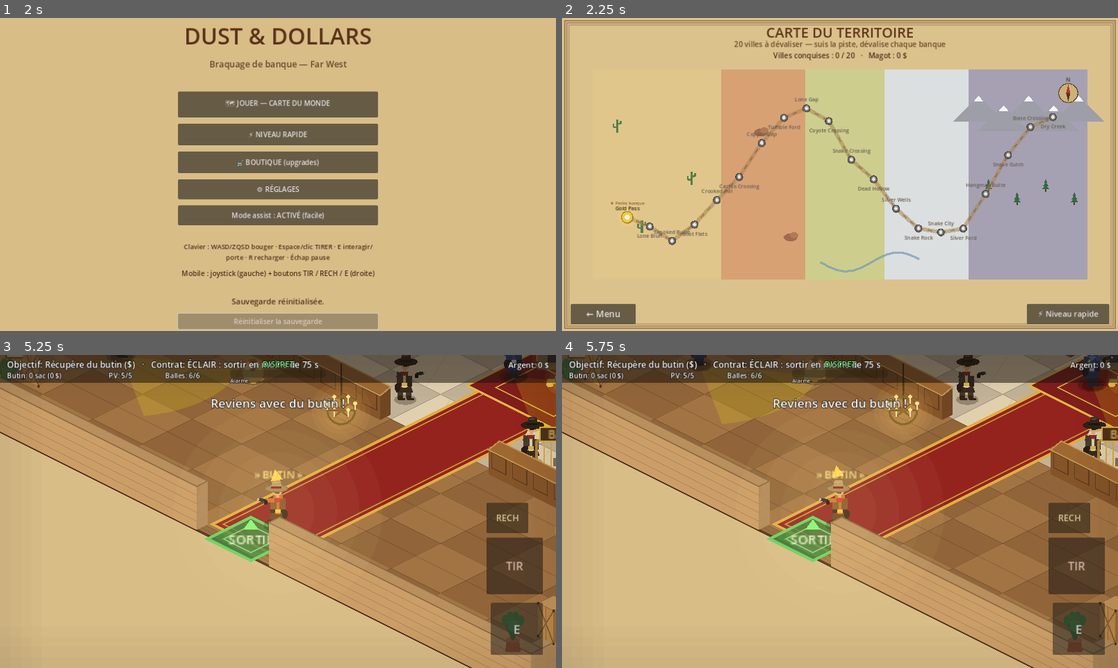
Above: before the commit, frames 1-4 (two rows, left to right).
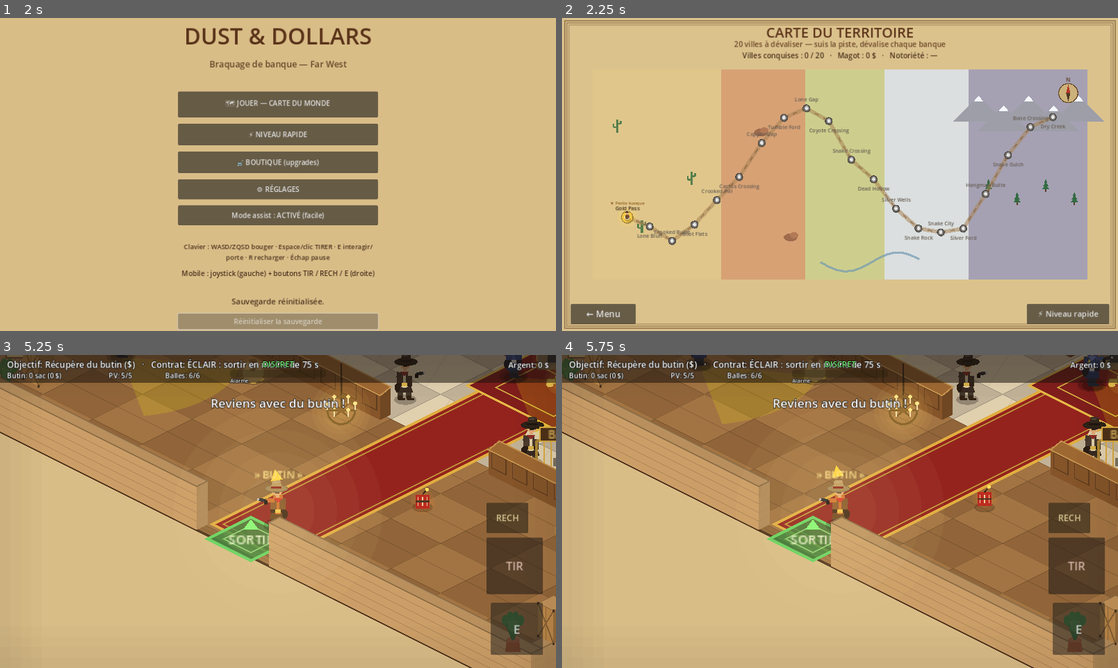
Above: after the commit, the same moments.

Repository: sebadiaz/Cowboys
Game: Godot game, scene res://scenes/Boot.tscn
Same seed, same stepped clock (60 frames per second), same inputs: the game is played once before the commit and once after it.
Inputs (mouse positions are in pixels of both pictures, inside the frame that each line leads up to):
- Up to frame 1 (2 s): tap Enter at 0.5 s; move the mouse to (400, 158) at 0.52 s; hold D (move_right) 0.53-1.25 s; hold Space (fire) 0.53-1.25 s; click (400, 158) at 0.67 s; click "Réinitialiser la sauvegarde" at 1.25 s
- Up to frame 2 (2.25 s): click "🗺 JOUER — CARTE DU MONDE" at 2 s
- Up to frame 3 (5.25 s): click (66, 555) at 2.77 s; click "← Carte" at 3.5 s; click "⚡ Niveau rapide" at 4.25 s; click "Niveau 1 — First Frontier Ban…" at 5 s
- Up to frame 4 (5.75 s): no input

Frame 1 is identical in both runs. In frame 2, 0.4% of the frame differs, in the area x 11-68%, y 10-66%; in frame 3, 0.1%; in frame 4, 0.1%.

Commit message:
Contenu (tout): dynamite (souffle le coffre), variante bureau cloisonné, notoriété persistante (difficulté+primes), pion courrier animé sur la carte, sons contrat/explosion

Diff:
--- a/data/mission_01.json
+++ b/data/mission_01.json
@@ -370,5 +370,9 @@
 				]
 			]
 		}
+	],
+	"dynamite": [
+		820,
+		640
 	]
 }
--- a/scripts/audio_manager.gd
+++ b/scripts/audio_manager.gd
@@ -56,6 +56,8 @@
 	_streams["win"] = _make(0.70, func(t): return _win(t))
 	_streams["lose"] = _make(0.80, func(t): return _lose(t))
 	_streams["click"] = _make(0.06, func(t): return _click(t))
+	_streams["contract"] = _make(0.8, func(t): return _contract(t))
+	_streams["explosion"] = _make(0.6, func(t): return _explosion(t))
 	# Notes de piano (gamme de do majeur) pour la mélodie du saloon.
 	var scale := [261.63, 293.66, 329.63, 349.23, 392.00, 440.00, 493.88, 523.25]
 	for i in scale.size():
@@ -153,6 +155,19 @@
 	var lt := t - idx * 0.17
 	return _tone(t, notes[idx]) * _env(lt, 0.01, 0.16) * 0.6
 
+func _contract(t: float) -> float:
+	# Petite fanfare de prime (quinte + octave).
+	var notes := [392.0, 587.33, 783.99]
+	var idx := clampi(int(t / 0.22), 0, notes.size() - 1)
+	var lt := t - idx * 0.22
+	return (_tone(t, notes[idx]) * 0.5 + _tone(t, notes[idx] * 2.0) * 0.2) * _env(lt, 0.01, 0.20) * 0.6
+
+func _explosion(t: float) -> float:
+	# Boom : bruit large + chute très grave.
+	var e := _env(t, 0.001, 0.55)
+	var f := maxf(30.0, 120.0 - 80.0 * (t / 0.6))
+	return (_noise() * 0.7 + _tone(t, f) * 0.5) * e * e
+
 func _lose(t: float) -> float:
 	# Descente grave (échec).
 	var f := 330.0 - 180.0 * (t / 0.80)
--- a/scripts/game_manager.gd
+++ b/scripts/game_manager.gd
@@ -244,7 +244,7 @@
 func finish_mission(success: bool, loot_value: int, loot_bags: int, score: Dictionary = {}) -> void:
 	if score.is_empty():
 		score = {"loot": loot_value, "stealth": 0, "time": 0, "total": loot_value}
-	var money_earned: int = int(score.get("total", loot_value)) if success else 0
+	var money_earned: int = int(round(int(score.get("total", loot_value)) * SaveManager.notoriety_reward_mult())) if success else 0
 	last_result = {
 		"success": success,
 		"loot_value": loot_value,
@@ -260,6 +260,9 @@
 		# Débloque la ville suivante sur la carte du monde.
 		if current_town < TOWNS.size():
 			SaveManager.unlock_town(current_town + 1)
+		SaveManager.gain_notoriety()
+	else:
+		SaveManager.lose_notoriety()
 	_change_scene(SCENE_RESULT)
 
 
--- a/scripts/iso_renderer.gd
+++ b/scripts/iso_renderer.gd
@@ -16,6 +16,7 @@
 var exit_zone: Node = null
 var bullets: Node = null
 var biome: String = "desert"
+var dynamite: Node = null
 var _pal: Dictionary = {}
 
 # Planches d'assets.
@@ -199,6 +200,8 @@
 	for b in loot:
 		if is_instance_valid(b):
 			_shadow(b.global_position, 11.0)
+	if is_instance_valid(dynamite) and dynamite.visible:
+		_shadow(dynamite.global_position, 10.0)
 	for c in _corpses:
 		_draw_corpse(c)
 
@@ -218,6 +221,8 @@
 			items.append({"d": Iso.depth(g.global_position), "kind": "guard", "node": g})
 	if is_instance_valid(player):
 		items.append({"d": Iso.depth(player.global_position), "kind": "player"})
+	if is_instance_valid(dynamite) and dynamite.visible:
+		items.append({"d": Iso.depth(dynamite.global_position), "kind": "dyn"})
 
 	items.sort_custom(func(a, b): return a["d"] < b["d"])
 	for it in items:
@@ -229,6 +234,7 @@
 			"safe": _draw_safe()
 			"loot": _draw_loot(it["node"])
 			"guard": _draw_guard(it["node"])
+			"dyn": _draw_dynamite(dynamite.global_position)
 			"player": _draw_player()
 
 	_draw_bullets()
@@ -645,6 +651,7 @@
 		"painting": return 44.0
 		"goldpile": return 16.0
 		"clerk": return 56.0
+		"dynamite": return 20.0
 		_: return 40.0
 
 
@@ -666,6 +673,7 @@
 		"painting": _draw_painting(pos)
 		"goldpile": _draw_goldpile(pos)
 		"clerk": _draw_clerk(pos)
+		"dynamite": _draw_dynamite(pos)
 		_: _draw_crate(pos, h)
 
 
@@ -1066,6 +1074,26 @@
 	CharacterArt.draw_person(self, base, Vector2(0, 1), pal, false, false, 0.0, 0.0, 0.0)
 
 
+## Caisse de dynamite (objet ramassable) : bâtons rouges + mèche + lueur.
+func _draw_dynamite(pos: Vector2) -> void:
+	var b := Iso.project(pos)
+	var U := Vector2(0, -1)
+	var bob := sin(Time.get_ticks_msec() * 0.005 + b.x * 0.05) * 1.5
+	b += Vector2(0, bob)
+	for i in range(3):
+		draw_circle(b + U * 8, 14.0 - i * 4, Color(1.0, 0.55, 0.20, 0.10))
+	# Trois bâtons.
+	for dx in [-5.0, 0.0, 5.0]:
+		draw_colored_polygon(PackedVector2Array([
+			b + Vector2(dx - 3, 0), b + Vector2(dx + 3, 0),
+			b + Vector2(dx + 3, -16), b + Vector2(dx - 3, -16)]), Color(0.74, 0.18, 0.14))
+		draw_line(b + Vector2(dx, -3), b + Vector2(dx, -13), Color(0.95, 0.85, 0.7), 1.0)
+	# Cerclage + mèche + étincelle.
+	draw_line(b + Vector2(-8, -8), b + Vector2(8, -8), Color(0.30, 0.22, 0.14), 2.0)
+	draw_line(b + Vector2(0, -16), b + Vector2(5, -22), Color(0.2, 0.16, 0.1), 1.5)
+	draw_circle(b + Vector2(5, -22), 2.2, Color(1.0, 0.9, 0.4))
+
+
 ## Palette d'intérieur selon le biome de la ville (sol + murs).
 func _biome_palette() -> Dictionary:
 	match biome:
--- a/scripts/main_menu.gd
+++ b/scripts/main_menu.gd
@@ -111,6 +111,7 @@
 	SaveManager.missions_completed = 0
 	SaveManager.levels_unlocked = 1
 	SaveManager.towns_unlocked = 1
+	SaveManager.notoriety = 0
 	SaveManager.upgrades = SaveManager._default_upgrades()
 	# On garde les réglages de confort (audio / contrôles tactiles).
 	SaveManager.save_game()
--- a/scripts/mission_manager.gd
+++ b/scripts/mission_manager.gd
@@ -64,6 +64,8 @@
 var _contract: Dictionary = {}
 var _guards_killed := 0
 var _loot_total := 0
+var _dynamite: Area2D = null
+var _dyn_used := false
 
 
 func _ready() -> void:
@@ -79,6 +81,7 @@
 	_spawn_exit()
 	_spawn_guards()
 	_build_bullets()
+	_spawn_dynamite()
 	_build_iso_renderer()
 	_build_effects()
 	_connect_hud()
@@ -166,6 +169,7 @@
 	_renderer.walls = _walls
 	_renderer.props = _cfg.get("props", [])
 	_renderer.biome = str(_cfg.get("biome", "desert"))
+	_renderer.dynamite = _dynamite
 	_renderer.player = player
 	_renderer.guards = _guards
 	_renderer.loot = _loot_nodes
@@ -240,6 +244,22 @@
 	walls.append([gx + gap * 0.5, cyc, (ox + W - 80.0) - (gx + gap * 0.5), th, 0, 1])
 	walls.append([gx - nhw - 12.0, oy + th, th, nh])
 	walls.append([gx + nhw - 12.0, oy + th, th, nh])
+	# Variante : bureau cloisonné dans un coin du fond (côté opposé au coffre),
+	# avec une porte (130 px) ouverte sur la zone employés.
+	var office := {}
+	if rng.randf() < 0.5:
+		var left_side := gx > cx
+		var rx0: float = (ox + 24.0) if left_side else (ox + W - 24.0 - 250.0)
+		var rx1 := rx0 + 250.0
+		var ry1 := oy + 224.0
+		if left_side:
+			walls.append([rx1 - 12.0, oy + 24.0, th, 200.0])
+			walls.append([rx0, ry1, 120.0, th])
+		else:
+			walls.append([rx0 - 12.0, oy + 24.0, th, 200.0])
+			walls.append([rx1 - 120.0, ry1, 120.0, th])
+		office = {"lx": rx0 + 70.0, "lx2": rx0 + 180.0, "ly0": oy + 92.0,
+			"dx": rx0 + 125.0, "dy": oy + 150.0}
 
 	var safe_y := oy + th + 86.0
 	var safe_val := 450 + tier * 200 + rng.randi_range(0, 150)
@@ -258,6 +278,9 @@
 		loot.append({"pos": [ox + W - 150.0, staff_y], "value": 150})
 	if tier >= 3:
 		loot.append({"pos": [cx, lobby_y + 30.0], "value": 200})
+	if not office.is_empty():
+		loot.append({"pos": [office["lx"], office["ly0"]], "value": 200})
+		loot.append({"pos": [office["lx2"], office["ly0"]], "value": 200})
 
 	var guards := []
 	guards.append({"route": [[ox + 120, lobby_y], [ox + W - 120, lobby_y],
@@ -297,14 +320,21 @@
 	props.append(["goldpile", gx, safe_y + 70.0])
 	props.append(["clerk", gx - 150.0, cyc - 44.0])
 	props.append(["clerk", gx + 150.0, cyc - 44.0])
+	if not office.is_empty():
+		props.append(["desk", office["dx"], office["dy"]])
+		props.append(["money", office["lx"], office["ly0"] - 30.0])
 	# Solides UNIQUEMENT aux 4 coins (hors passage et hors rondes).
 	props.append(["barrel", ox + 110.0, oy + H - 110.0])
 	props.append(["crate", ox + W - 110.0, oy + H - 110.0])
 	props.append(["crate", ox + 110.0, oy + 120.0])
 	props.append(["barrel", ox + W - 110.0, oy + 120.0])
 
+	var dyn: Array = []
+	if rng.randf() < 0.6:
+		dyn = [cx + rng.randf_range(-160.0, 160.0), lobby_y + 50.0]
 	var diff: String = ["", "Petite banque", "Banque de comté", "Grande banque"][tier]
 	return {
+		"dynamite": dyn,
 		"name": town_name,
 		"difficulty": diff,
 		"biome": biome,
@@ -447,8 +477,51 @@
 
 
 ## Règle un garde selon le mode assist + l'upgrade discrétion.
+## Dynamite ramassable (optionnelle) : la prendre SOUFFLE le coffre instantanément.
+func _spawn_dynamite() -> void:
+	var d: Variant = _cfg.get("dynamite", [])
+	if not (d is Array) or d.size() < 2:
+		return
+	_dynamite = Area2D.new()
+	_dynamite.collision_layer = 0
+	_dynamite.collision_mask = 2          # détecte le joueur (layer 2)
+	_dynamite.monitoring = true
+	_dynamite.global_position = Vector2(float(d[0]), float(d[1]))
+	var cs := CollisionShape2D.new()
+	var sh := CircleShape2D.new()
+	sh.radius = 18.0
+	cs.shape = sh
+	_dynamite.add_child(cs)
+	world.add_child(_dynamite)
+	_dynamite.body_entered.connect(_on_dynamite_grabbed)
+
+
+func _on_dynamite_grabbed(body: Node) -> void:
+	if _dyn_used or _mission_over or not body.is_in_group("player"):
+		return
+	_dyn_used = true
+	AudioManager.play("explosion", 4.0)
+	if _fx != null:
+		_fx.add_shake(11.0)
+		if is_instance_valid(_safe):
+			_fx.safe_burst(_safe.global_position)
+	if hud.has_method("show_toast"):
+		hud.show_toast("DYNAMITE ! Coffre soufflé !")
+	if is_instance_valid(_safe) and _safe.has_method("force_open"):
+		_safe.force_open()
+	if is_instance_valid(_dynamite):
+		_dynamite.visible = false
+		_dynamite.queue_free()
+	_dynamite = null
+	if _renderer != null:
+		_renderer.dynamite = null
+
+
 func _apply_difficulty(g: Node) -> void:
 	g.alarm_gain_mult = SaveManager.stealth_mult()
+	# Notoriété : gardes plus nerveux (alarme + poursuite), bornée.
+	var noto: int = SaveManager.notoriety
+	g.alarm_gain_mult *= 1.0 + 0.035 * noto
 	if GameManager.assist:
 		g.alarm_gain_mult *= 0.5     # alarme monte 2x moins vite
 		g.detect_mult = 0.6          # détection plus lente
--- a/scripts/safe.gd
+++ b/scripts/safe.gd
@@ -36,6 +36,12 @@
 	queue_redraw()
 
 
+## Ouverture instantanée (dynamite).
+func force_open() -> void:
+	if not _is_open:
+		_open()
+
+
 func _on_body_entered(body: Node) -> void:
 	if body.is_in_group("player"):
 		_player_in_range = true
--- a/scripts/save_manager.gd
+++ b/scripts/save_manager.gd
@@ -28,6 +28,7 @@
 var settings: Dictionary = {}
 var levels_unlocked: int = 1   # niveaux débloqués (1 = seul le 1er)
 var towns_unlocked: int = 1    # villes débloquées sur la carte du monde
+var notoriety: int = 0         # notoriété (0..12) : gardes plus nerveux + meilleures primes
 
 
 func _ready() -> void:
@@ -43,6 +44,7 @@
 	settings = _default_settings()
 	levels_unlocked = 1
 	towns_unlocked = 1
+	notoriety = 0
 	if not FileAccess.file_exists(SAVE_PATH):
 		return
 	var file := FileAccess.open(SAVE_PATH, FileAccess.READ)
@@ -57,6 +59,7 @@
 	missions_completed = int(data.get("missions_completed", 0))
 	levels_unlocked = maxi(1, int(data.get("levels_unlocked", 1)))
 	towns_unlocked = maxi(1, int(data.get("towns_unlocked", 1)))
+	notoriety = clampi(int(data.get("notoriety", 0)), 0, 12)
 	# Upgrades : on ne lit que les clés connues, bornées à leur max.
 	var saved: Variant = data.get("upgrades", {})
 	if typeof(saved) == TYPE_DICTIONARY:
@@ -101,6 +104,7 @@
 		"settings": settings,
 		"levels_unlocked": levels_unlocked,
 		"towns_unlocked": towns_unlocked,
+		"notoriety": notoriety,
 	}
 	var file := FileAccess.open(SAVE_PATH, FileAccess.WRITE)
 	if file == null:
@@ -137,6 +141,19 @@
 
 func is_town_unlocked(town: int) -> bool:
 	return town <= towns_unlocked
+
+
+## Notoriété : prime de récompense (+7% par cran) et montée/descente.
+func notoriety_reward_mult() -> float:
+	return 1.0 + 0.07 * notoriety
+
+func gain_notoriety() -> void:
+	notoriety = clampi(notoriety + 1, 0, 12)
+	save_game()
+
+func lose_notoriety() -> void:
+	notoriety = clampi(notoriety - 2, 0, 12)
+	save_game()
 
 
 # --- Upgrades ---
--- a/scripts/world_map.gd
+++ b/scripts/world_map.gd
@@ -24,8 +24,8 @@
 			17, Color(0.42, 0.28, 0.16))
 	sub.set_anchors_preset(Control.PRESET_TOP_WIDE); sub.position = Vector2(0, 48)
 	add_child(sub)
-	var prog := _label("Villes conquises : %d / %d   ·   Magot : %d $" % [
-			maxi(0, done), total, SaveManager.total_money], 17, Color(0.30, 0.20, 0.12))
+	var prog := _label("Villes conquises : %d / %d   ·   Magot : %d $   ·   Notoriété : %s" % [
+			maxi(0, done), total, SaveManager.total_money, _stars(SaveManager.notoriety)], 17, Color(0.30, 0.20, 0.12))
 	prog.set_anchors_preset(Control.PRESET_TOP_WIDE); prog.position = Vector2(0, 74)
 	add_child(prog)
 	# Cibles tactiles invisibles sur chaque ville débloquée (marqueurs dessinés en _draw).
@@ -142,6 +142,16 @@
 	# Marqueurs de ville + noms.
 	for i in range(1, n + 1):
 		_marker(i)
+
+	# Pion courrier qui chevauche jusqu'à la frontière.
+	var fidx := clampi(SaveManager.towns_unlocked, 1, n)
+	if fidx >= 2 and pts.size() >= fidx:
+		var segs := fidx - 1
+		var f := fmod(_t * 0.05, 1.0) * segs
+		var i := clampi(int(f), 0, segs - 1)
+		_pawn(pts[i].lerp(pts[i + 1], f - i))
+	elif pts.size() >= 1:
+		_pawn(pts[0])
 
 	# Rose des vents.
 	_compass(Vector2(inner.end.x - 44, inner.position.y + 54))
@@ -271,6 +281,24 @@
 
 # --- Texte / labels ---
 
+## Petit cavalier animé sur la piste.
+func _pawn(p: Vector2) -> void:
+	draw_circle(p + Vector2(2, 5), 6.0, Color(0, 0, 0, 0.18))
+	draw_circle(p + Vector2(0, -1), 5.0, Color(0.46, 0.30, 0.18))      # monture
+	draw_circle(p + Vector2(0, -8), 3.2, Color(0.86, 0.66, 0.46))      # tête
+	draw_colored_polygon(PackedVector2Array([
+		p + Vector2(-5, -10), p + Vector2(5, -10), p + Vector2(0, -15)]), Color(0.30, 0.20, 0.12))
+
+
+func _stars(n: int) -> String:
+	if n <= 0:
+		return "—"
+	var s := ""
+	for i in range(mini(n, 12)):
+		s += "★"
+	return s
+
+
 func _label(text: String, font_size: int, color: Color) -> Label:
 	var l := Label.new()
 	l.text = text
Not shown, changed: TODO.md
